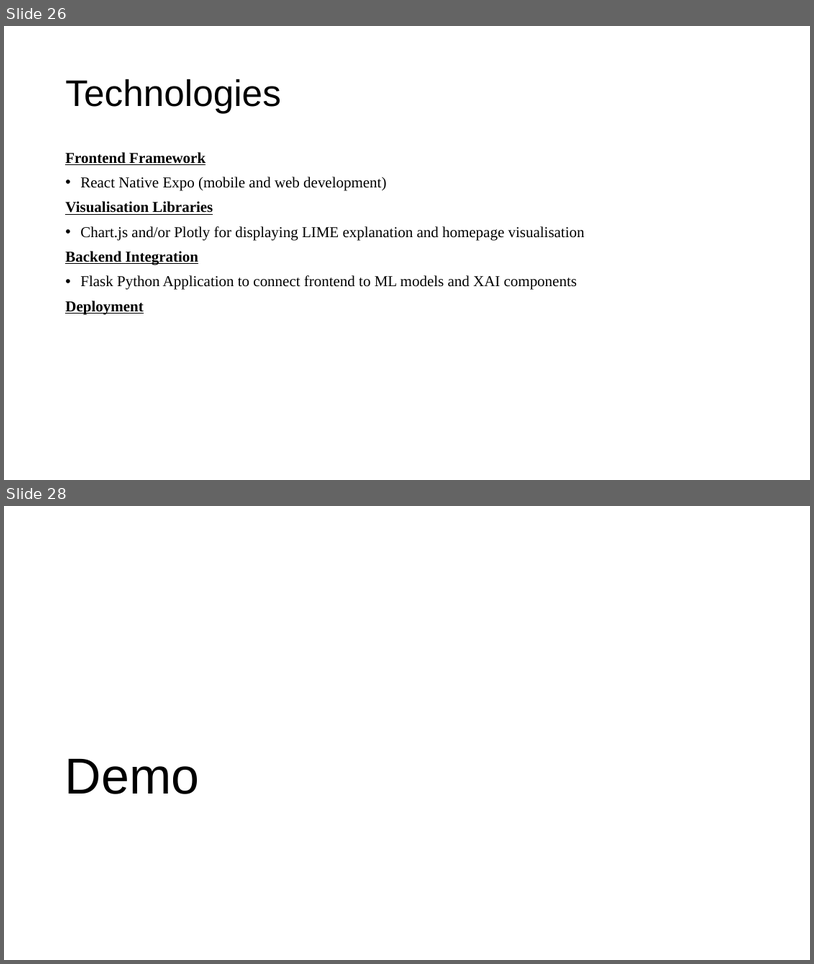
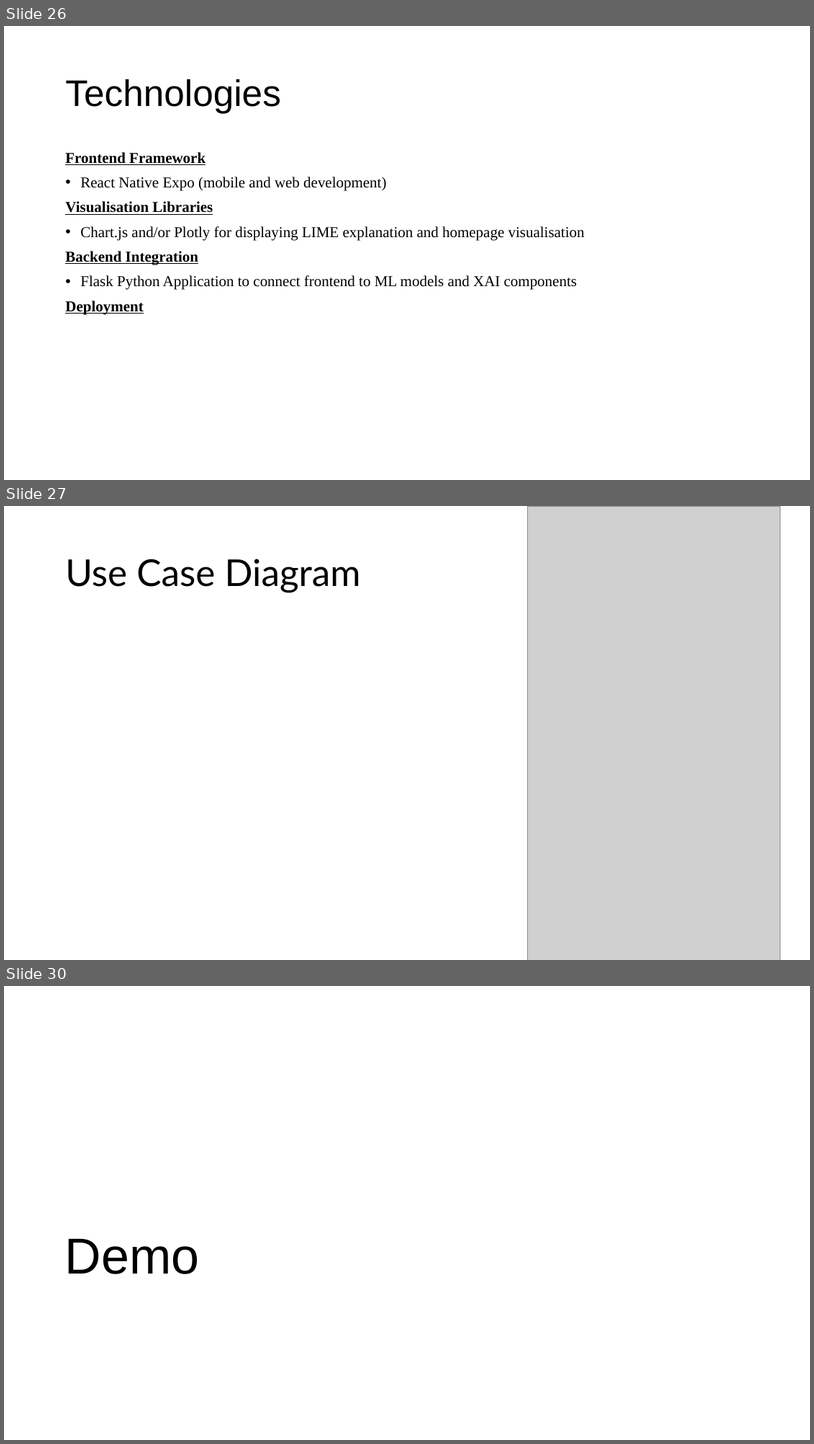
Before and after one commit to TayyebaSadaq/Diabetes-Prediction-using-Machine-Learning-and-Explainable-AI-Techniques, a slide deck: Diabetes Prediction with Machine Learning (ML).pptx. Shown one above the other, each under a label of ours: slides 26 and 28 before the commit, slides 26, 27 and 30 after it; the slides between them are not shown. The pictures are 814x964 and 814x1444 pixels, drawn with LibreOffice and Linux fonts; fonts in the diff are those of the drawing; grey boxes stand for pictures. Boxes give left, top, right and bottom in pixels: in the first picture for what was removed or moved away, otherwise in the second. Text is boxed around its words. In the diff, an @@ line names an element or a change of style, - is before the commit and + after.

```diff
--- a/Diabetes Prediction with Machine Learning (ML).pptx
+++ b/Diabetes Prediction with Machine Learning (ML).pptx
@@ slide 27 added at bbox=[4, 506, 810, 960], background #FFFFFF @@
@@ picture added at bbox=[528, 506, 780, 960] @@
@@ title added at bbox=[65, 559, 361, 592], 44 pt, text #000000 @@
+Use Case Diagram
@@ what was slide 28 is now slide 30 @@
```
Also in this commit, not shown: 2 other slides added, 1 slide removed, 9 other files.
